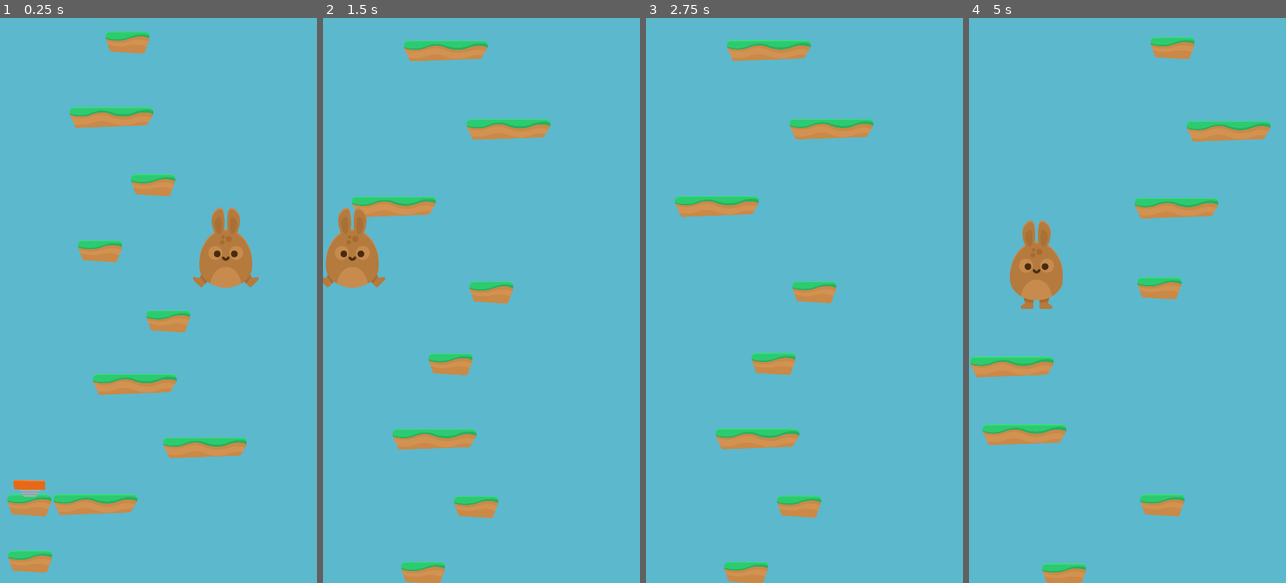
Above: before the commit, frames 1-4 (left to right).
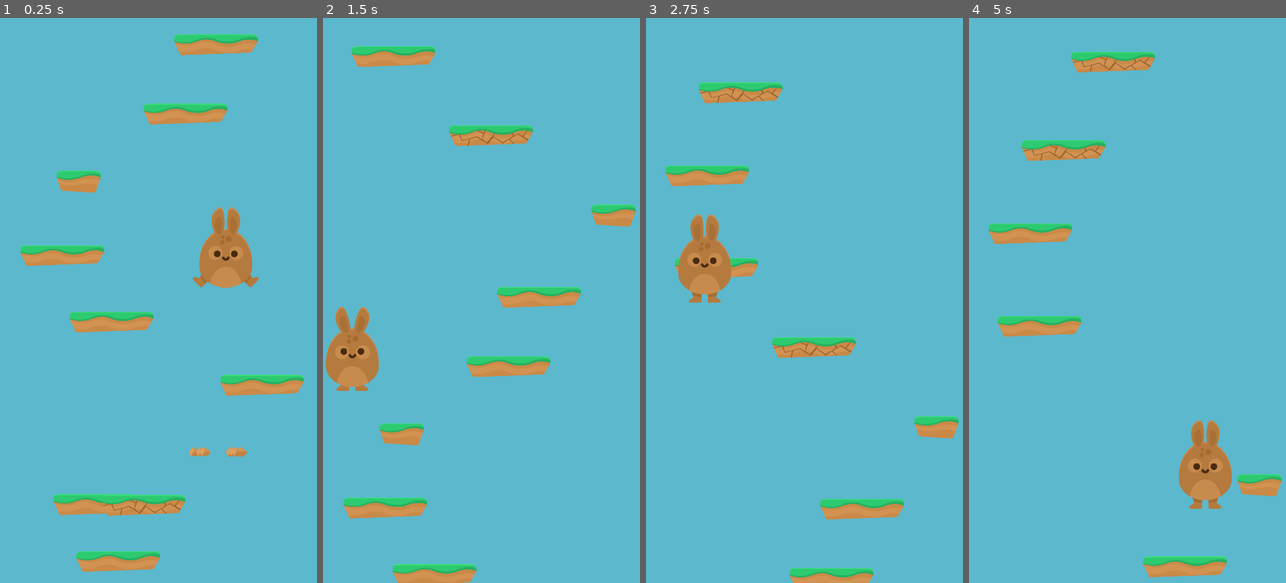
Above: after the commit, the same moments.

Repository: guilhermehto/platform-jump
Game: Godot game, scene res://scenes/Game.tscn
The game is run twice, just before and just after one commit, with the same random seed, the same clock (stepped at 60 frames per second) and the same inputs.
Inputs:
- Up to frame 1 (0.25 s): no input
- Up to frame 2 (1.5 s): tap Enter (ui_accept) at 0.5, 0.77 s; hold Right (ui_right) 0.53-1.28 s; hold Left (ui_left) from 1.28 s (still down)
- Up to frame 3 (2.75 s): tap Enter (ui_accept) at 1.52 s; release Left (ui_left) at 2.03 s; hold Right (ui_right) from 2.03 s (still down)
- Up to frame 4 (5 s): tap Enter (ui_accept) at 3.02, 3.77, 4.52 s; release Right (ui_right) at 3.53 s; hold Left (ui_left) from 3.53 s (still down)

The runs differ from the first frame. In frame 1, 11% of the frame differs, in the area x 2-96%, y 2-99%; in frame 2, 13%; in frame 3, 12%; in frame 4, 13%, in the area x 0-99%, y 3-100%.

Commit message:
Particles and breakable platforms

Diff:
--- a/scenes/Game.tscn
+++ b/scenes/Game.tscn
@@ -1,14 +1,16 @@
-[gd_scene load_steps=5 format=2]
+[gd_scene load_steps=6 format=2]
 
 [ext_resource path="res://scripts/Game.gd" type="Script" id=1]
 [ext_resource path="res://scenes/GrassPlatform.tscn" type="PackedScene" id=2]
 [ext_resource path="res://scenes/GrassPlatformSmall.tscn" type="PackedScene" id=3]
-[ext_resource path="res://scenes/Player.tscn" type="PackedScene" id=4]
+[ext_resource path="res://scenes/GrassPlatformBreak.tscn" type="PackedScene" id=4]
+[ext_resource path="res://scenes/Player.tscn" type="PackedScene" id=5]
 
-[node name="Game" type="Node"]
+[node name="Game" type="Node" index="0"]
 
 script = ExtResource( 1 )
 platforms = [ ExtResource( 2 ), ExtResource( 3 ) ]
+special_platforms = [ ExtResource( 4 ) ]
 
 [node name="GrassPlatform" parent="." index="0" instance=ExtResource( 2 )]
 
--- /dev/null
+++ b/scenes/GrassPlatformBreak.tscn
@@ -0,0 +1,93 @@
+[gd_scene load_steps=6 format=2]
+
+[ext_resource path="res://scripts/GrassPlatformBreak.gd" type="Script" id=1]
+[ext_resource path="res://platforms/ground_grass_broken.png" type="Texture" id=2]
+[ext_resource path="res://particle_brown.png" type="Texture" id=3]
+
+[sub_resource type="RectangleShape2D" id=1]
+
+custom_solver_bias = 0.0
+extents = Vector2( 188.568, 50.8529 )
+
+[sub_resource type="ParticlesMaterial" id=2]
+
+render_priority = 0
+trail_divisor = 1
+emission_shape = 2
+emission_box_extents = Vector3( 150, 1, 1 )
+flag_align_y = false
+flag_rotate_y = false
+flag_disable_z = true
+spread = 45.0
+flatness = 0.0
+gravity = Vector3( 0, 980, 0 )
+initial_velocity = 1.0
+initial_velocity_random = 0.0
+angular_velocity = 360.0
+angular_velocity_random = 0.0
+orbit_velocity = 0.0
+orbit_velocity_random = 0.0
+linear_accel = 0.0
+linear_accel_random = 0.0
+radial_accel = 0.0
+radial_accel_random = 0.0
+tangential_accel = 0.0
+tangential_accel_random = 0.0
+damping = 0.0
+damping_random = 0.0
+angle = 0.0
+angle_random = 0.0
+scale = 1.0
+scale_random = 0.0
+color = Color( 1, 1, 1, 1 )
+hue_variation = 0.0
+hue_variation_random = 0.0
+anim_speed = 0.0
+anim_speed_random = 0.0
+anim_offset = 0.0
+anim_offset_random = 0.0
+anim_loop = false
+_sections_unfolded = [ "Angular Velocity", "Emission Shape", "Gravity" ]
+
+[node name="GrassPlatformBreak" type="Area2D"]
+
+scale = Vector2( 0.5, 0.5 )
+input_pickable = true
+gravity_vec = Vector2( 0, 1 )
+gravity = 98.0
+linear_damp = 0.1
+angular_damp = 1.0
+audio_bus_override = false
+audio_bus_name = "Master"
+script = ExtResource( 1 )
+_sections_unfolded = [ "Transform" ]
+
+[node name="Collision" type="CollisionShape2D" parent="." index="0"]
+
+shape = SubResource( 1 )
+
+[node name="Sprite" type="Sprite" parent="." index="1"]
+
+texture = ExtResource( 2 )
+
+[node name="Particles" type="Particles2D" parent="." index="2"]
+
+emitting = false
+amount = 8
+lifetime = 5.0
+one_shot = true
+preprocess = 0.0
+speed_scale = 1.0
+explosiveness = 1.0
+randomness = 1.0
+fixed_fps = 0
+fract_delta = true
+visibility_rect = Rect2( -100, -100, 200, 200 )
+local_coords = true
+draw_order = 0
+process_material = SubResource( 2 )
+texture = ExtResource( 3 )
+normal_map = null
+h_frames = 1
+v_frames = 1
+_sections_unfolded = [ "Drawing", "Process Material", "Textures", "Time" ]
--- a/scenes/Spring.tscn
+++ b/scenes/Spring.tscn
@@ -24,7 +24,7 @@
 "speed": 10.0
 } ]
 
-[node name="Spring" type="Area2D" index="0"]
+[node name="Spring" type="Area2D"]
 
 input_pickable = true
 gravity_vec = Vector2( 0, 1 )
--- a/scripts/Game.gd
+++ b/scripts/Game.gd
@@ -2,11 +2,12 @@
 
 
 export(Array) var platforms
-
+export(Array) var special_platforms
 
 const MIN_INTERVAL = 100
 const MAX_INTERVAL = 250
 const INITIAL_PLATFORMS_COUNT = 40
+const SPECIAL_PLATFORM_CHANCE = 20
 
 
 var current_max_interval
@@ -30,9 +31,12 @@
 	randomize()
 	var index
 	var new_platform
-
-	index = rand_range(0, platforms.size())
-	new_platform = platforms[index].instance()
+	if rand_range(0, 100) > 100 - SPECIAL_PLATFORM_CHANCE:
+		index = rand_range(0, special_platforms.size())
+		new_platform = special_platforms[index].instance()
+	else:
+		index = rand_range(0, platforms.size())
+		new_platform = platforms[index].instance()
 	add_child(new_platform)
 	var spawn_x = rand_range(0 + new_platform.sprite_half_width, screen_size - new_platform.sprite_half_width)
 	var spawn_position = Vector2(spawn_x, last_spawn_height)
--- /dev/null
+++ b/scripts/GrassPlatformBreak.gd
@@ -0,0 +1,20 @@
+extends Area2D
+
+onready var sprite = $Sprite
+onready var collision = $Collision
+onready var particles = $Particles
+
+var sprite_half_width
+
+func _ready():
+	sprite_half_width = sprite.texture.get_width() / 2
+	connect("body_entered", self, "_on_body_entered")
+
+
+func _on_body_entered(body):
+	if body.name == "Player" and !body.jumping:
+		if body.position.y < position.y:
+			body.jump()
+			sprite.queue_free()
+			collision.queue_free()
+			particles.emitting = true
Not shown: 1 places in scenes/Game.tscn that only renumber resources
